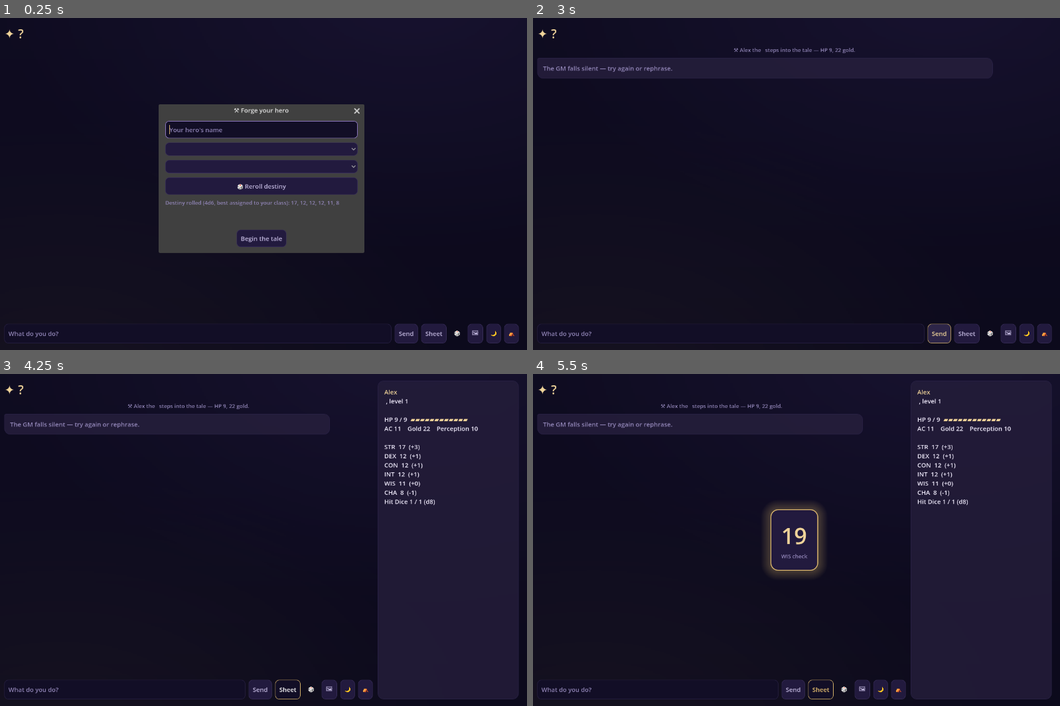
Above: before the commit, frames 1-4 (two rows, left to right).
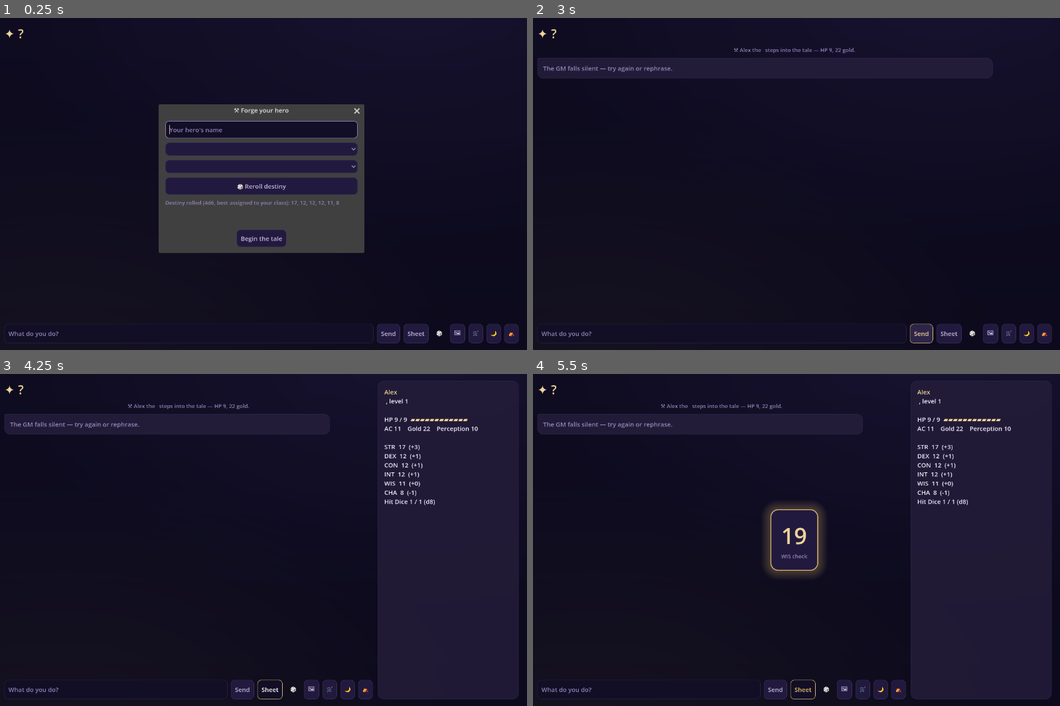
Above: after the commit, the same moments.

Repository: nc262/mythforge
Game: Godot game, scene res://scenes/game.tscn
Same seed, same stepped clock (60 frames per second), same inputs: the game is played once before the commit and once after it. This scene is started directly instead of the project's main scene.
Inputs (mouse positions are in pixels of both pictures, inside the frame that each line leads up to):
- Up to frame 1 (0.25 s): no input
- Up to frame 2 (3 s): click (733, 333) at 0.52 s; type "12" at 0.6 s; click (796, 130) at 0.75 s; type "Alex" at 0.83 s; click (1007, 333) at 1.25 s, where only the run after the commit has a clickable "🛒"; click "Begin the tale" at 2 s; click "Send" at 2.75 s
- Up to frame 3 (4.25 s): click "Sheet" at 3.5 s
- Up to frame 4 (5.5 s): click "🎲" at 4.25 s; click "🖼" at 5 s

The runs differ from the first frame. In frame 1, 0.6% of the frame differs, in the area x 70-91%, y 92-98%; in frame 2, 0.7%; in frame 3, 0.4%; in frame 4, 0.4%.

Commit message:
feat(godot): class feature actions, the trade screen, the epitaph
FEATURE_ACTIONS ported: Second Wind (1d10+level heal), Rage (timed raging
condition the attack math already honors), Action Surge (refills the combat
action budget), Combat Maneuver, Arcane Ward, Cutting Words — each with
per-rest uses shown as ◆ use (n/m) links on the sheet, recharged by the
right rest. 🛒 opens the trader: world stock from vendor_stock at honest
prices, purchases narrated by the GM, purse enforced. Death now writes an
epitaph card — name, level, days survived, XP, gold — before the GM speaks
the final words.

Co-Authored-By: Claude Fable 5 <noreply@anthropic.com>

Diff:
--- a/godot/autoload/game_state.gd
+++ b/godot/autoload/game_state.gd
@@ -266,6 +266,78 @@
 	return t
 
 
+# ── Class feature actions (port of FEATURE_ACTIONS) ─────────────────────────
+## Feature name (matched by prefix against sheet.features) → per-rest uses.
+const FEATURE_ACTIONS := {
+	"Second Wind": {"rest": "short", "uses": 1},
+	"Rage": {"rest": "long", "uses": 2},
+	"Action Surge": {"rest": "short", "uses": 1},
+	"Combat Maneuver": {"rest": "short", "uses": 4},
+	"Arcane Ward": {"rest": "long", "uses": 1},
+	"Cutting Words": {"rest": "long", "uses": 3},
+}
+
+
+## The action a sheet feature string maps to ("Rage (bonus damage…)") → "Rage".
+func feature_action_key(feature: String) -> String:
+	for k in FEATURE_ACTIONS:
+		if feature.begins_with(k):
+			return k
+	return ""
+
+
+func feature_uses_left(key: String) -> int:
+	var meta: Dictionary = FEATURE_ACTIONS.get(key, {})
+	if meta.is_empty():
+		return 0
+	return int(meta["uses"]) - int(sheet().get("featUses", {}).get(key, 0))
+
+
+## Spend one use and apply the effect. → in-fiction note for the GM, "" if dry.
+func use_feature(key: String) -> String:
+	if feature_uses_left(key) <= 0:
+		return ""
+	var s := sheet()
+	var used: Dictionary = s.get("featUses", {})
+	used[key] = int(used.get(key, 0)) + 1
+	s["featUses"] = used
+	var note := ""
+	match key:
+		"Second Wind":
+			var heal := randi_range(1, 10) + int(s.get("level", 1))
+			s["hp"] = mini(int(s["hpMax"]), int(s.get("hp", 0)) + heal)
+			note = "💨 *Second Wind — you steady yourself and recover **%d HP** (now %d/%d).*" % [heal, int(s["hp"]), int(s["hpMax"])]
+		"Rage":
+			s["conditions"] = s.get("conditions", []) + [{"name": "raging (+2 melee damage, resist physical)", "rounds": 10}]
+			note = "😤 *You RAGE — advantage on Strength, resistance to physical damage, +2 melee damage while it lasts.*"
+		"Action Surge":
+			var c: Dictionary = Combat.data()
+			if bool(c.get("active", false)) and c.get("_pcb") is Dictionary:
+				c["_pcb"]["attacksLeft"] = int(c["_pcb"].get("attacksLeft", 0)) + int(c["_pcb"].get("attacksMax", 1))
+				Combat.save(c)
+			note = "⚡ *Action Surge — you push past your limits and act again this turn.*"
+		"Combat Maneuver":
+			note = "🎖 *Superiority die spent — trip, disarm, riposte, or feint for **+%d** to the effect. Tell the GM which maneuver.*" % randi_range(1, 8)
+		"Arcane Ward":
+			var ward := 2 * int(s.get("level", 1)) + maxi(0, Rules.ability_mod(int(s["abilities"].get("INT", 10))))
+			s["conditions"] = s.get("conditions", []) + [{"name": "arcane ward (absorbs %d damage)" % ward, "rounds": 99}]
+			note = "🛡 *A woven ward of abjuration surrounds you — it absorbs the next **%d** damage before your HP does.*" % ward
+		"Cutting Words":
+			note = "🎻 *Cutting Words — your mockery lands where armor doesn't: **−%d** from an enemy's attack, check, or damage roll.*" % randi_range(1, 8)
+	set_sheet(s)
+	return note
+
+
+func _recharge_features(rest_kind: String) -> void:
+	var s := sheet()
+	var used: Dictionary = s.get("featUses", {})
+	for k in FEATURE_ACTIONS:
+		if rest_kind == "long" or str(FEATURE_ACTIONS[k]["rest"]) == "short":
+			used.erase(k)
+	s["featUses"] = used
+	set_sheet(s)
+
+
 # ── Clock / weather (port of _advanceTime) ──────────────────────────────────
 func clock() -> Dictionary:
 	return _merged("clock", {"day": 1, "ti": 1, "at": 0})
@@ -326,6 +398,7 @@
 	else:
 		note = "🌙 *You rest an hour, but you're out of Hit Dice (%d/%d spent) — a long rest is what you need to heal.*" % [pool, pool]
 	set_sheet(s)
+	_recharge_features("short")
 	advance_time(1)
 	var gm := "[I take a short rest%s. Briefly narrate the pause, then continue.]" % [
 		(", recovering %d HP" % heal) if heal > 0 else " but I am out of Hit Dice"]
@@ -351,6 +424,7 @@
 	if int(s.get("exhaustion", 0)) > 0:
 		s["exhaustion"] = int(s["exhaustion"]) - 1
 	set_sheet(s)
+	_recharge_features("long")
 	var c := clock()
 	var steps := TIMES.size() if int(c.get("ti", 0)) == 0 else TIMES.size() - int(c.get("ti", 0))
 	advance_time(steps)
--- a/godot/scenes/game.tscn
+++ b/godot/scenes/game.tscn
@@ -111,6 +111,11 @@
 tooltip_text = "Conjure a painting of the current scene"
 text = "🖼"
 
+[node name="Shop" type="Button" parent="Margin/Split/ChatBox/Input"]
+layout_mode = 2
+tooltip_text = "Trade — browse a merchant's wares"
+text = "🛒"
+
 [node name="ShortRest" type="Button" parent="Margin/Split/ChatBox/Input"]
 layout_mode = 2
 tooltip_text = "Short rest — spend a Hit Die to heal"
--- a/godot/scripts/game.gd
+++ b/godot/scripts/game.gd
@@ -33,6 +33,7 @@
 	$Margin/Split/ChatBox/Input/ShortRest.pressed.connect(func(): _rest("short"))
 	$Margin/Split/ChatBox/Input/LongRest.pressed.connect(func(): _rest("long"))
 	$Margin/Split/ChatBox/Input/Scene.pressed.connect(_conjure_scene)
+	$Margin/Split/ChatBox/Input/Shop.pressed.connect(_open_shop)
 	_roll_bar.pressed.connect(_roll_pending)
 	_sheet_panel.meta_clicked.connect(_on_sheet_action)
 	_combat_panel.meta_clicked.connect(_on_combat_action)
@@ -429,7 +430,15 @@
 		_say_me(_md(str(dr["msg"])))
 		_last_player_msg = str(dr["msg"])
 		if bool(dr["dead"]):
-			_say_system("☠ THE TALE ENDS HERE — three failures. A long rest starts a new dawn… if the GM allows it.")
+			# The epitaph: what this run amounted to.
+			var s := GameState.sheet()
+			var c: Dictionary = GameState.clock()
+			var rt := _bubble("gm")
+			rt.append_text("[color=%s][b]☠ HERE ENDS THE TALE OF %s[/b][/color]\nLevel %d %s %s · survived to day %d · %d XP · %d gold in the purse\n[i]The dice remember what the living forget.[/i]" % [
+				Ui.c("danger").to_html(false), _bb(str(s.get("name", "?")).to_upper()),
+				int(s.get("level", 1)), _bb(str(s.get("race", ""))), _bb(str(s.get("cls", ""))),
+				int(c.get("day", 1)), int(s.get("xp", 0)), int(s.get("gold", 0))])
+			_say_system("A long rest starts a new dawn… if the GM allows it.")
 			_stream(Composer.envelope("[Three death saves failed — I am dying, my tale at its end. Narrate my final moment with the weight it deserves.]"))
 		else:
 			_stream(Composer.envelope(str(dr["msg"])))
@@ -508,6 +517,19 @@
 			note = GameState.toggle_equip(parts[1])
 		"sell":
 			note = GameState.sell_item(parts[1])
+			tell_gm = true
+		"feat":
+			note = GameState.use_feature(parts[1].uri_decode())
+			tell_gm = note != ""
+		"buy":
+			var bits := parts[1].split("|")
+			var price := int(bits[1]) if bits.size() > 1 else 0
+			if int(GameState.sheet().get("gold", 0)) < price:
+				_say_system("Not enough gold for the %s (%d needed)." % [bits[0].uri_decode(), price])
+				return
+			GameState.add_gold(-price)
+			GameState.add_item(bits[0].uri_decode())
+			note = "🛒 *You buy the %s for %d gold.*" % [bits[0].uri_decode(), price]
 			tell_gm = true
 	if note == "":
 		return
@@ -757,8 +779,34 @@
 		lines.append("")
 		lines.append("[color=%s][b]Class features[/b][/color]" % gold)
 		for f in features:
-			lines.append("  %s" % _bb(str(f)))
+			var row := "  %s" % _bb(str(f))
+			var key := GameState.feature_action_key(str(f))
+			if key != "":
+				var left := GameState.feature_uses_left(key)
+				row += "  [url=feat:%s]◆ use (%d/%d)[/url]" % [key.uri_encode(), left, int(GameState.FEATURE_ACTIONS[key]["uses"])] if left > 0 \
+					else "  [color=%s]◇ spent[/color]" % Ui.c("ink_dim").to_html(false)
+			lines.append(row)
 	_sheet_panel.text = "\n".join(lines)
+
+
+## 🛒 The trade screen: world-appropriate stock at honest prices. Buying is a
+## sheet action (buy:<name>|<price>) so the GM narrates the purchase.
+func _open_shop() -> void:
+	var stock: Dictionary = Rules.tables.get("vendor_stock", {})
+	var gold := Ui.c("gold_soft").to_html(false)
+	var lines: Array[String] = ["[color=%s][b]🛒 The trader's wares[/b][/color]  (your purse: %d)" % [gold, int(GameState.sheet().get("gold", 0))]]
+	for cat in ["weapon", "armor", "potion", "general", "food"]:
+		var goods: Array = stock.get(cat, [])
+		if goods.is_empty():
+			continue
+		lines.append("")
+		lines.append("[color=%s][b]%s[/b][/color]" % [gold, cat.capitalize()])
+		for g in goods:
+			if g is Array and g.size() >= 2:
+				lines.append("  %s — %d gold  [url=buy:%s|%d]buy[/url]" % [_bb(str(g[0])), int(g[1]), str(g[0]).uri_encode(), int(g[1])])
+	var rt := _bubble("gm")
+	rt.append_text("\n".join(lines))
+	rt.meta_clicked.connect(_on_sheet_action)
 
 
 # ── Text helpers ─────────────────────────────────────────────────────────────
